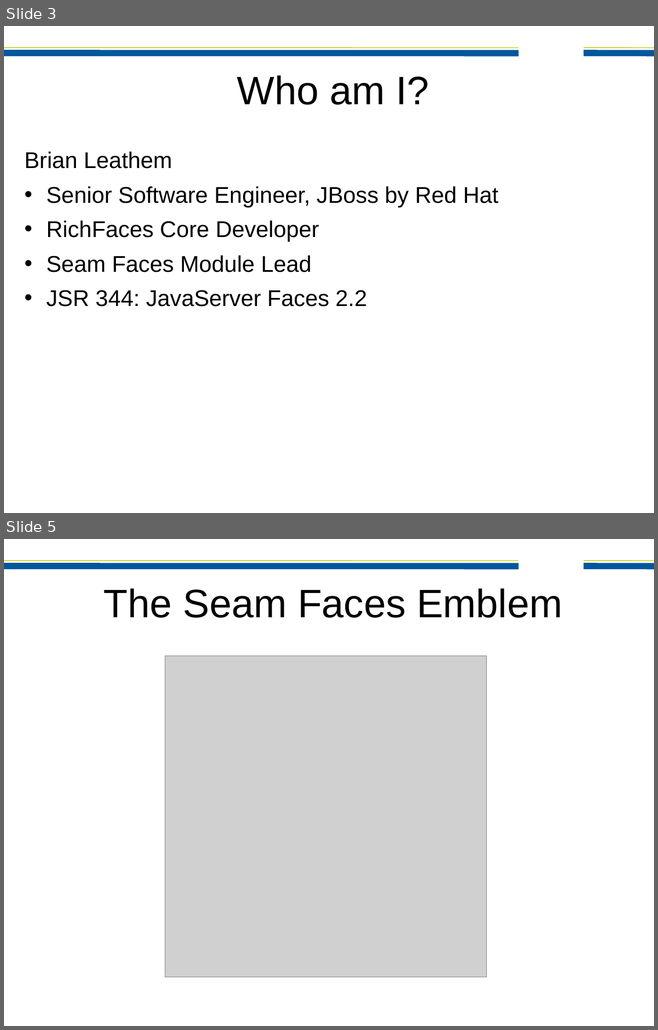
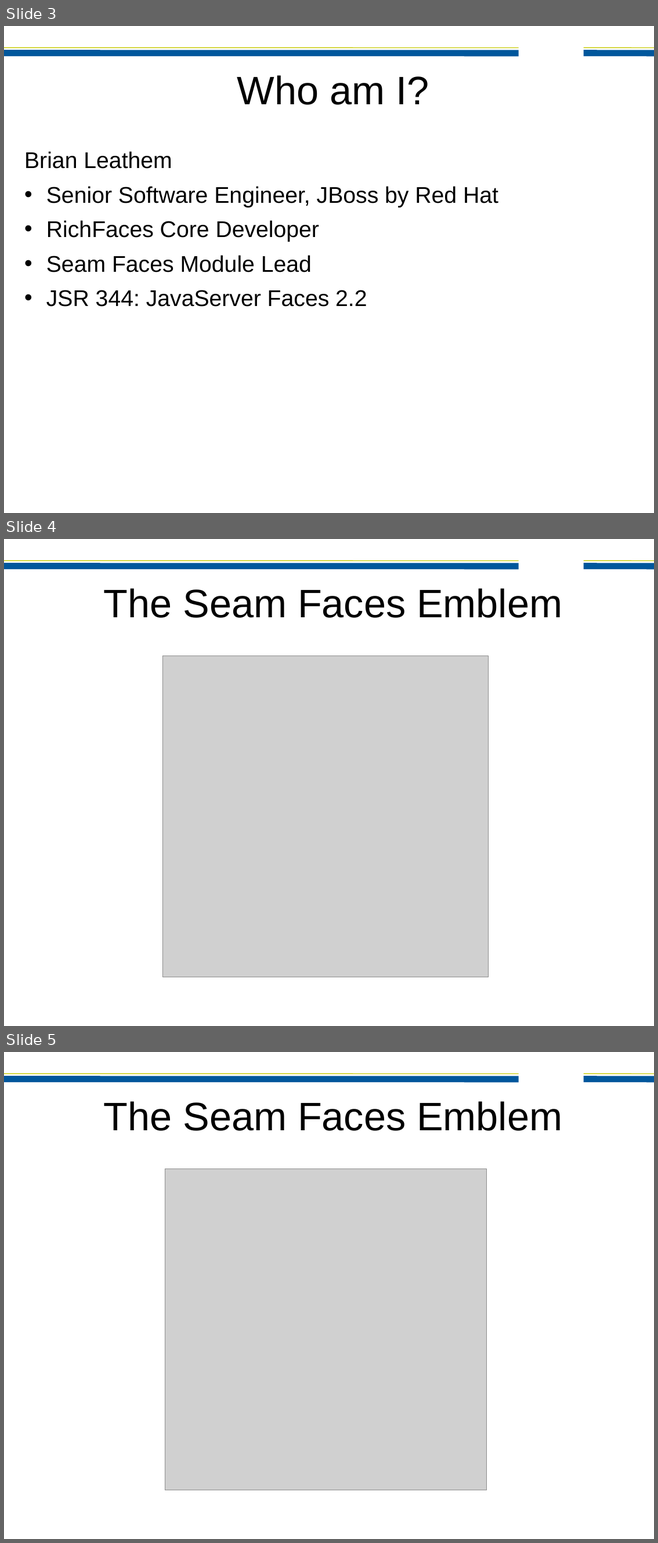
Before and after one commit to bleathem/talks, a slide deck: 2011-JAXConf-SeamFaces.odp. Shown one above the other, each under a label of ours: slides 3 and 5 before the commit, slides 3, 4 and 5 after it; the slides between them are not shown. The pictures are 658x1030 and 658x1543 pixels, drawn with LibreOffice and Linux fonts; fonts in the diff are those of the drawing; grey boxes stand for pictures; background and template pictures are left out. Boxes give left, top, right and bottom in pixels: in the first picture for what was removed or moved away, otherwise in the second. Text is boxed around its words. In the diff, an @@ line names an element or a change of style, - is before the commit and + after.

```diff
--- a/2011-JAXConf-SeamFaces.odp
+++ b/2011-JAXConf-SeamFaces.odp
@@ slide 4 added at [4, 539, 654, 1026], background #FFFFFF; not listed: 4 template elements that a slide beside it also shows @@
@@ title added at [104, 588, 562, 618], 48.9 pt, text #000000 @@
+The Seam Faces Emblem
@@ picture added at [163, 656, 489, 977] @@
```
Also in this commit, not shown: 7 slides changed, 1 other slide added.
